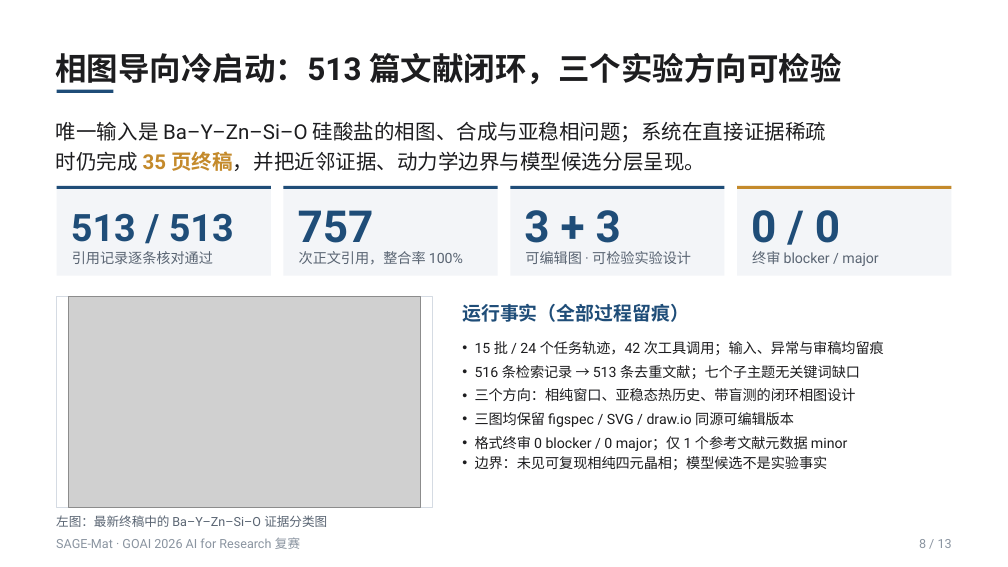
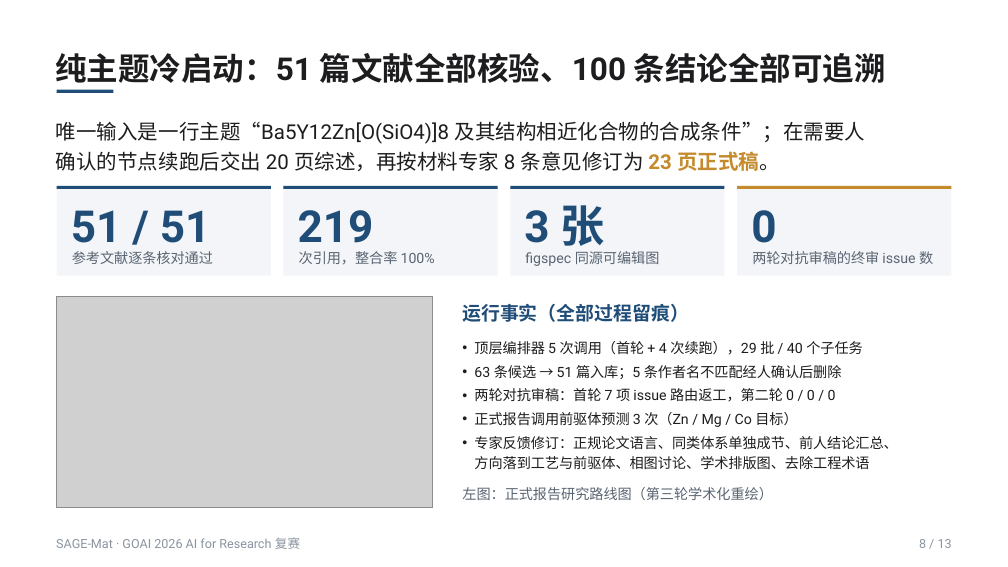
Before and after one commit to asimfish/goai_research, a slide deck: slide 8 of submission/方案说明PPT/SAGE-Mat_复赛方案说明.pptx. Drawn at 1008x567 pixels with LibreOffice and Linux fonts; fonts in the diff are those of the drawing; grey boxes stand for pictures. Boxes give left, top, right and bottom in pixels: in the first picture for what was removed or moved away, otherwise in the second. Text is boxed around its words. In the diff, an @@ line names an element or a change of style, - is before the commit and + after.

```diff
--- a/submission/方案说明PPT/SAGE-Mat_复赛方案说明.pptx
+++ b/submission/方案说明PPT/SAGE-Mat_复赛方案说明.pptx
@@ text at [55,53,886,83]: text changed @@
-相图导向冷启动：513 篇文献闭环，三个实验方向可检验
+纯主题冷启动：51 篇文献全部核验、100 条结论全部可追溯
@@ text at [56,121,865,171]: text changed @@
-唯一输入是 Ba–Y–Zn–Si–O 硅酸盐的相图、合成与亚稳相问题；系统在直接证据稀疏时仍完成 35 页终稿，并把近邻证据、动力学边界与模型候选分层呈现。
+唯一输入是一行主题“Ba5Y12Zn[O(SiO4)]8 及其结构相近化合物的合成条件”；在需要人确认的节点续跑后交出 20 页综述，再按材料专家 8 条意见修订为 23 页正式稿。
@@ text at [524,205,605,254]: text changed @@
-3 + 3
+3 张
@@ text at [71,210,211,254]: text changed; size 36 to 42 pt @@
-513 / 513
+51 / 51
@@ text at [298,210,374,254]: text changed @@
-757
+219
@@ text at [751,210,776,254]: text changed @@
-0 / 0
+0
@@ text at [72,251,213,264]: text changed @@
-引用记录逐条核对通过
+参考文献逐条核对通过
@@ text at [299,251,435,264]: text changed @@
-次正文引用，整合率 100%
+次引用，整合率 100%
@@ text at [525,251,660,266]: text changed @@
-可编辑图 · 可检验实验设计
+figspec 同源可编辑图
@@ text at [752,251,933,264]: text changed @@
-终审 blocker / major
+两轮对抗审稿的终审 issue 数
@@ picture: place and size @@
-picture at [69,296,420,507]
+picture at [57,296,432,507]
@@ text at [474,341,897,469]: text changed @@
-• 15 批 / 24 个任务轨迹，42 次工具调用；输入、异常与审稿均留痕
-• 516 条检索记录 → 513 条去重文献；七个子主题无关键词缺口
-• 三个方向：相纯窗口、亚稳态热历史、带盲测的闭环相图设计
-• 三图均保留 figspec / SVG / draw.io 同源可编辑版本
-• 格式终审 0 blocker / 0 major；仅 1 个参考文献元数据 minor
-• 边界：未见可复现相纯四元晶相；模型候选不是实验事实
+• 顶层编排器 5 次调用（首轮 + 4 次续跑），29 批 / 40 个子任务
+• 63 条候选 → 51 篇入库；5 条作者名不匹配经人确认后删除
+• 两轮对抗审稿：首轮 7 项 issue 路由返工，第二轮 0 / 0 / 0
+• 正式报告调用前驱体预测 3 次（Zn / Mg / Co 目标）
+• 专家反馈修订：正规论文语言、同类体系单独成节、前人结论汇总、方向落到工艺与前驱体、相图讨论、学术排版图、去除工程术语
@@ text at [462,487,772,500]: text changed; size 12 to 13.5 pt @@
-左图：最新终稿中的 Ba–Y–Zn–Si–O 证据分类图
+左图：正式报告研究路线图（第三轮学术化重绘）
```
Also in this commit, not shown: 4 other slides changed, 3 slides added, 3 slides removed, 22 other files.
